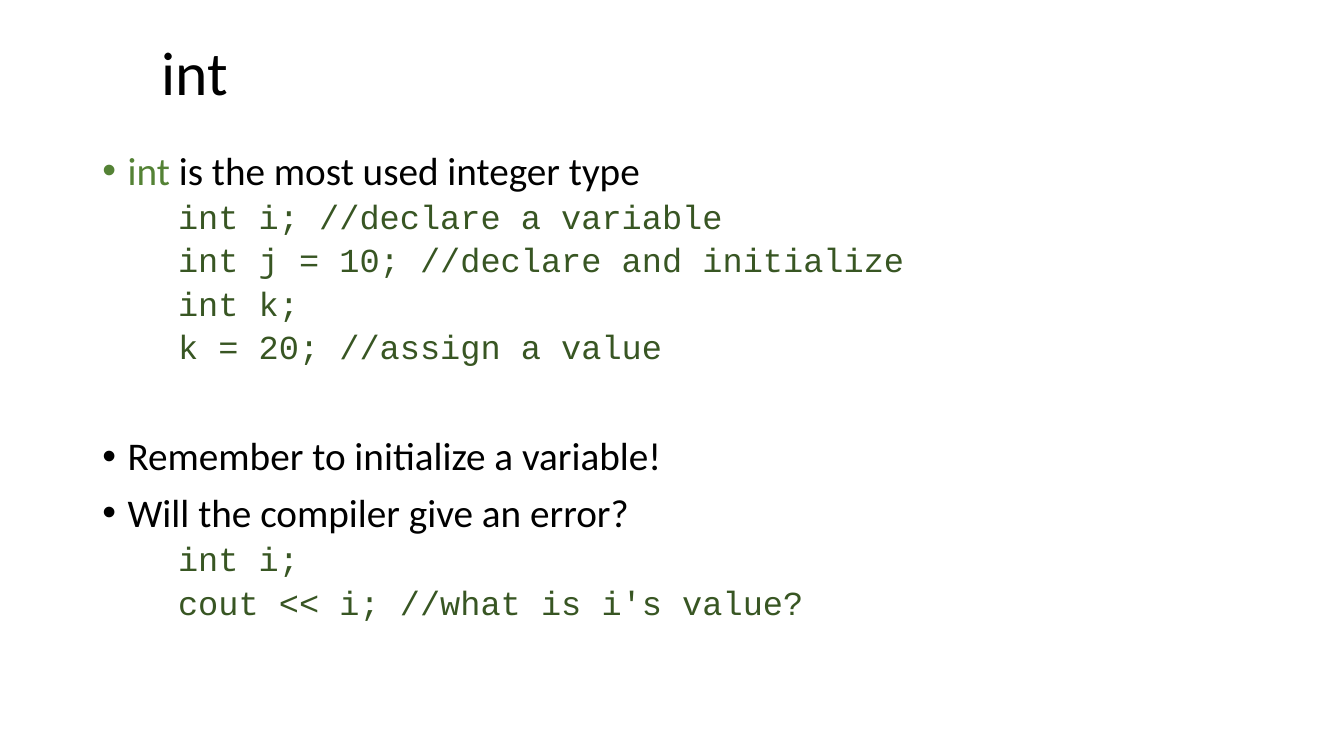
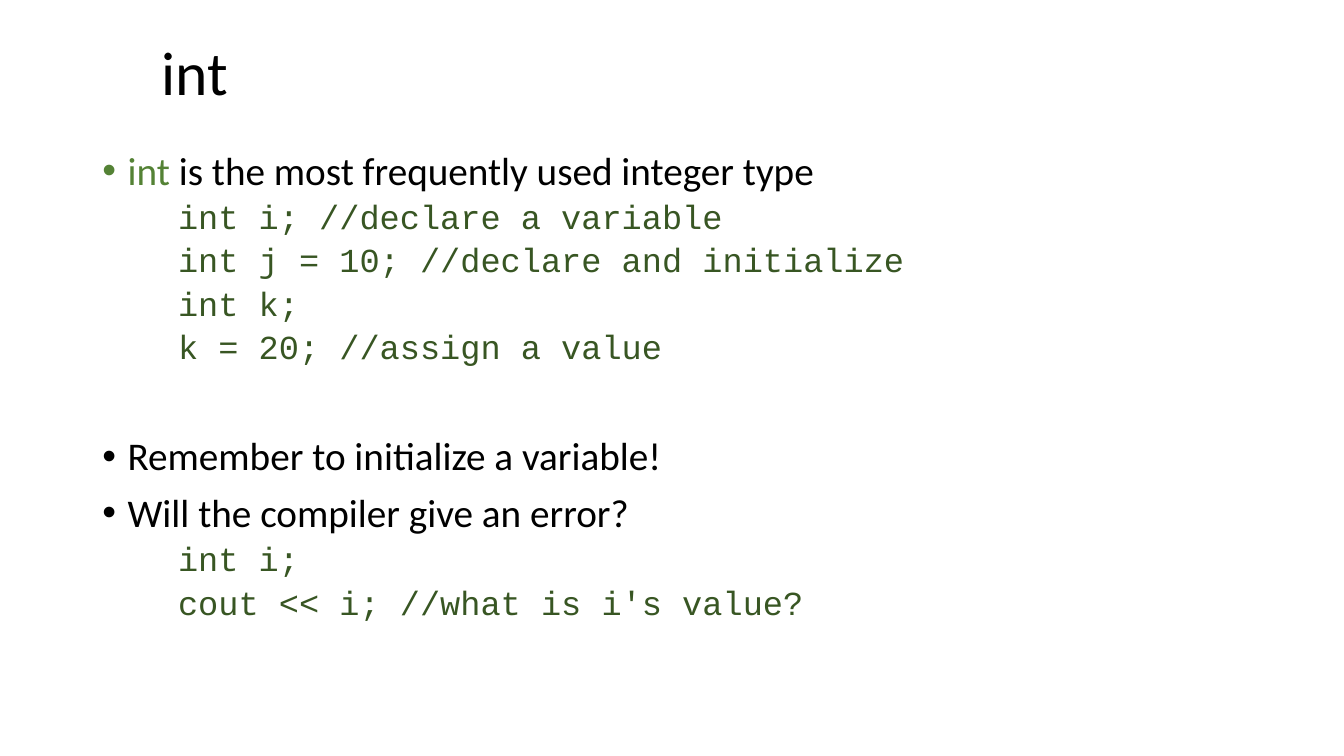
Before and after one commit to dayekuaipao/CPPLearning, a slide deck: slide 3 of week02/Lecture02.pptx. Drawn at 1344x756 pixels with LibreOffice and Linux fonts; fonts in the diff are those of the drawing; background and template pictures are left out. Boxes give left, top, right and bottom in pixels: in the first picture for what was removed or moved away, otherwise in the second. Text is boxed around its words. In the diff, an @@ line names an element or a change of style, - is before the commit and + after.

```diff
--- a/week02/Lecture02.pptx
+++ b/week02/Lecture02.pptx
@@ text at (x1=128, y1=157, x2=814, y2=192): text changed @@
-• int is the most used integer type
+• int is the most frequently used integer type
```
Also in this commit, not shown: 6 other slides changed, 2 slides added, 2 other files.
